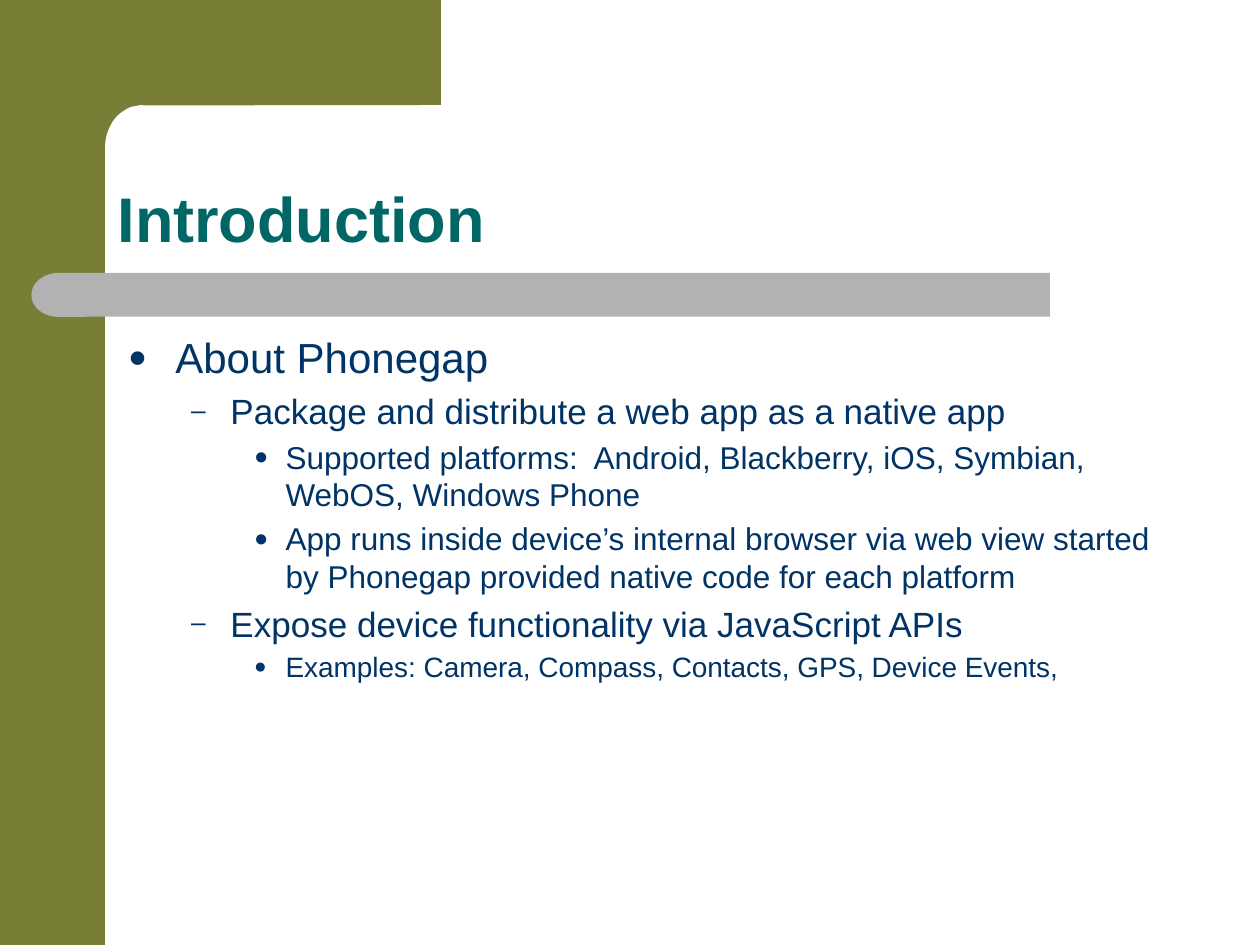
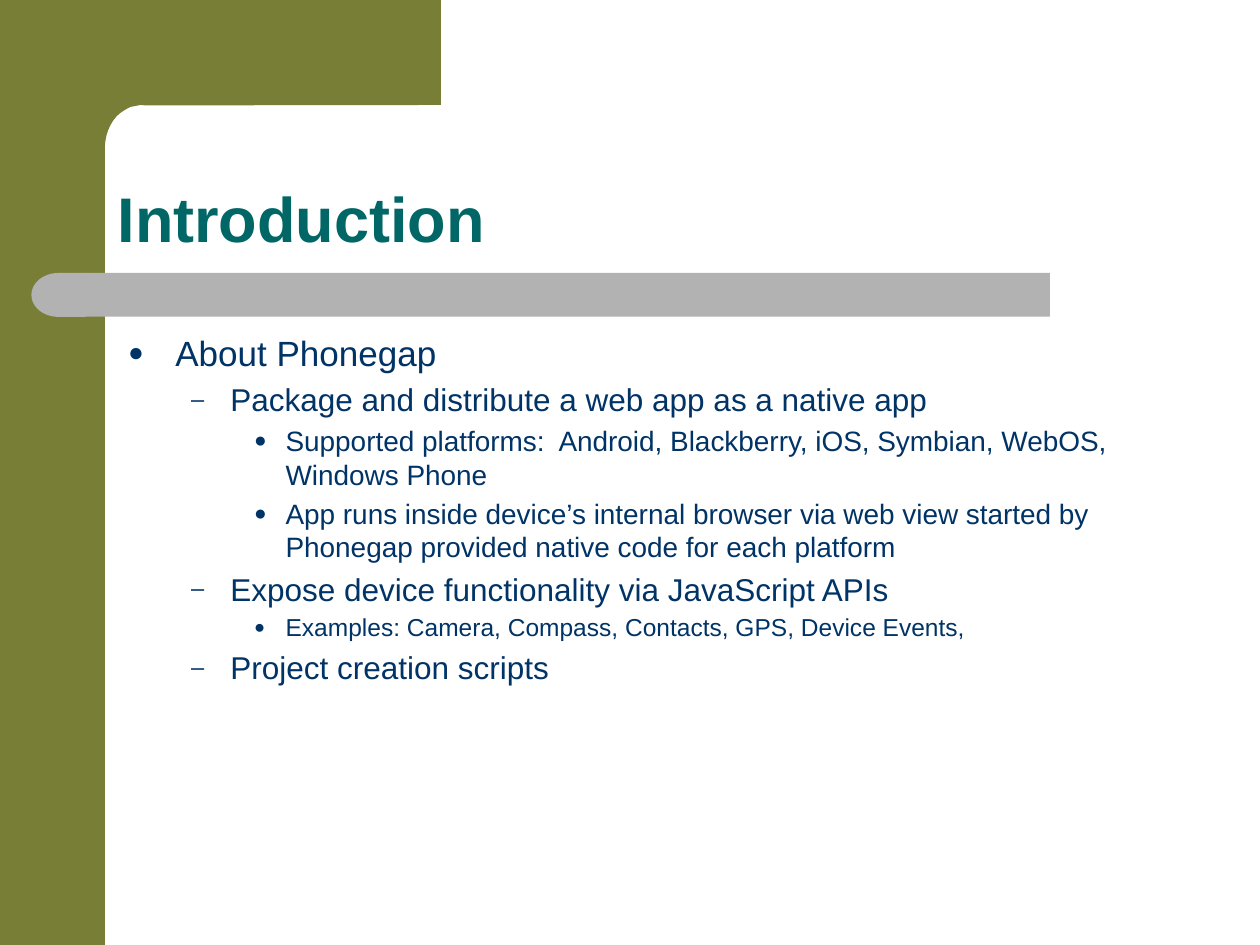
Before and after one commit to jkwuc89/RealPhonegapApp, a slide deck: slide 4 of RealWorldMobileAppDevelopment.pptx. Drawn at 1260x945 pixels with LibreOffice and Linux fonts; fonts in the diff are those of the drawing; background and template pictures are left out. Boxes give left, top, right and bottom in pixels: in the first picture for what was removed or moved away, otherwise in the second. Text is boxed around its words. In the diff, an @@ line names an element or a change of style, - is before the commit and + after.

```diff
--- a/RealWorldMobileAppDevelopment.pptx
+++ b/RealWorldMobileAppDevelopment.pptx
@@ text at [175, 340, 1106, 641]: size 24 to 20 pt in "About Phonegap"; size 20 to 18 pt in "Package and distribute a web app as ...", "Expose device functionality via JavaScript APIs"; size 18 to 16 pt in "Supported platforms: Android, Blackberry, iOS, Symbian, WebO ...", "App runs inside device’s internal browser via ..."; size 16 to 14 pt in "Examples: Camera, Compass, Contacts, GPS, Device Events," @@
@@ text at [230, 656, 549, 685]: paragraph added @@
+  – Project creation scripts
```
Also in this commit, not shown: 3 other slides changed.
